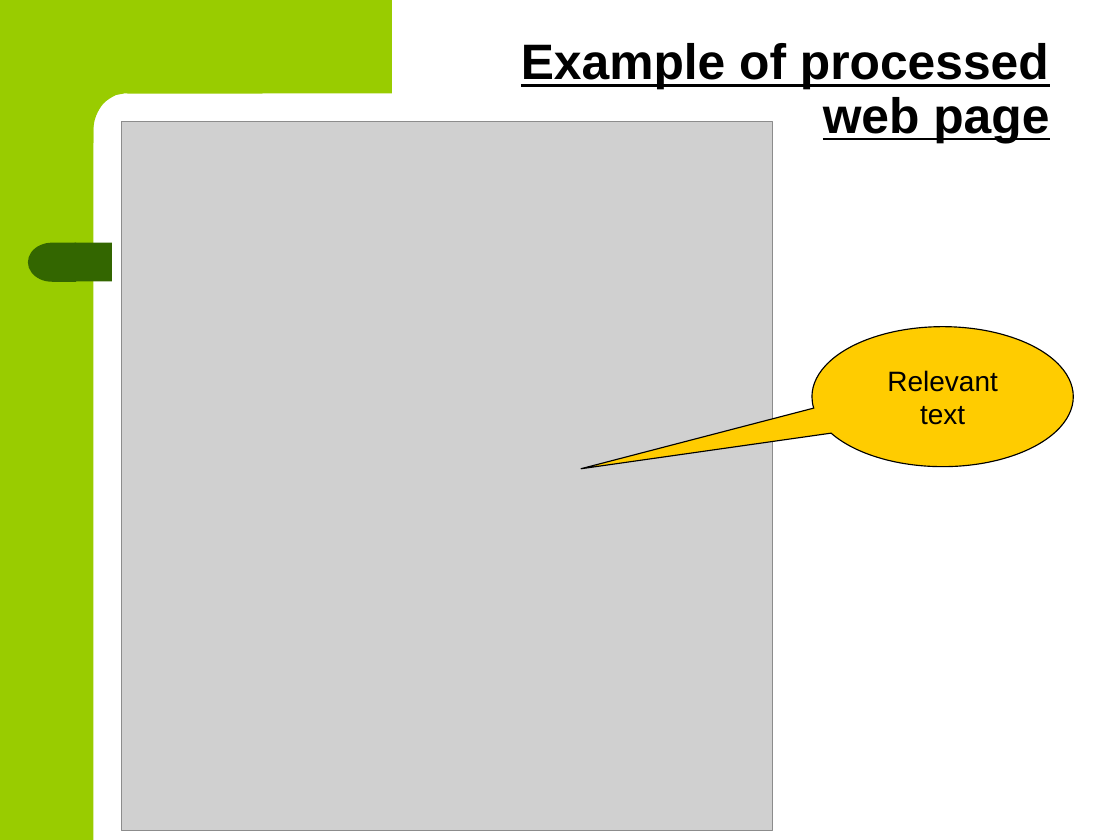
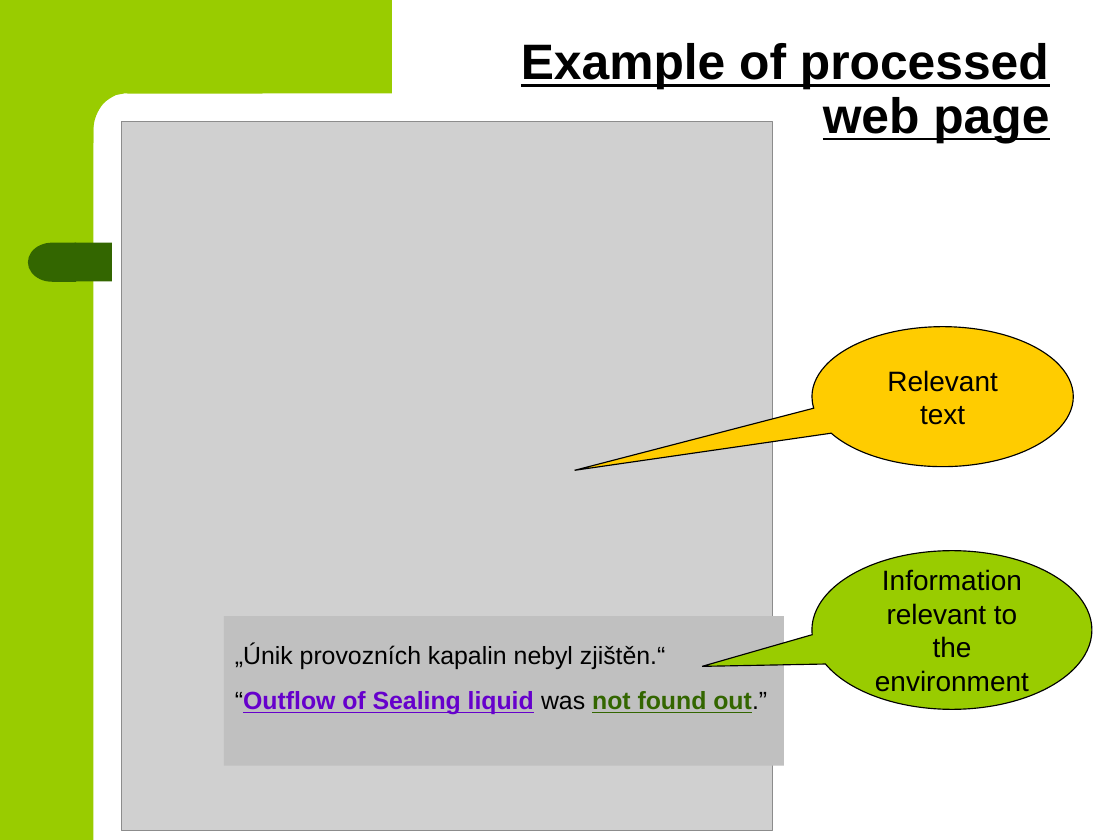
Before and after one commit to BackupTheBerlios/czsem-svn, a slide deck: slide 6 of trunk/docs/papers/20090202_eEnvironment_Prague/slides_DedekVojtas_e-envi2009.ppt (slide 4 before the commit). Drawn at 1120x840 pixels with LibreOffice and Linux fonts; fonts in the diff are those of the drawing; grey boxes stand for pictures. Boxes give left, top, right and bottom in pixels: in the first picture for what was removed or moved away, otherwise in the second. Text is boxed around its words. In the diff, an @@ line names an element or a change of style, - is before the commit and + after.

```diff
--- a/trunk/docs/papers/20090202_eEnvironment_Prague/slides_DedekVojtas_e-envi2009.ppt
+++ b/trunk/docs/papers/20090202_eEnvironment_Prague/slides_DedekVojtas_e-envi2009.ppt
@@ speech bubble added at (x1=812, y1=551, x2=1092, y2=710), fill #99CC00, outline #000000 0.74 pt, 18 pt, text #000000 @@
+Information relevant to the environment
@@ rectangle added at (x1=224, y1=616, x2=784, y2=766), fill #C0C0C0, 16 pt, text #000000 @@
+„Únik provozních kapalin nebyl zjištěn.“
+“Outflow of Sealing liquid was not found out.”
```
Also in this commit, not shown: 4 other slides changed, 6 slides added, 1 slide removed, 1 other file.
